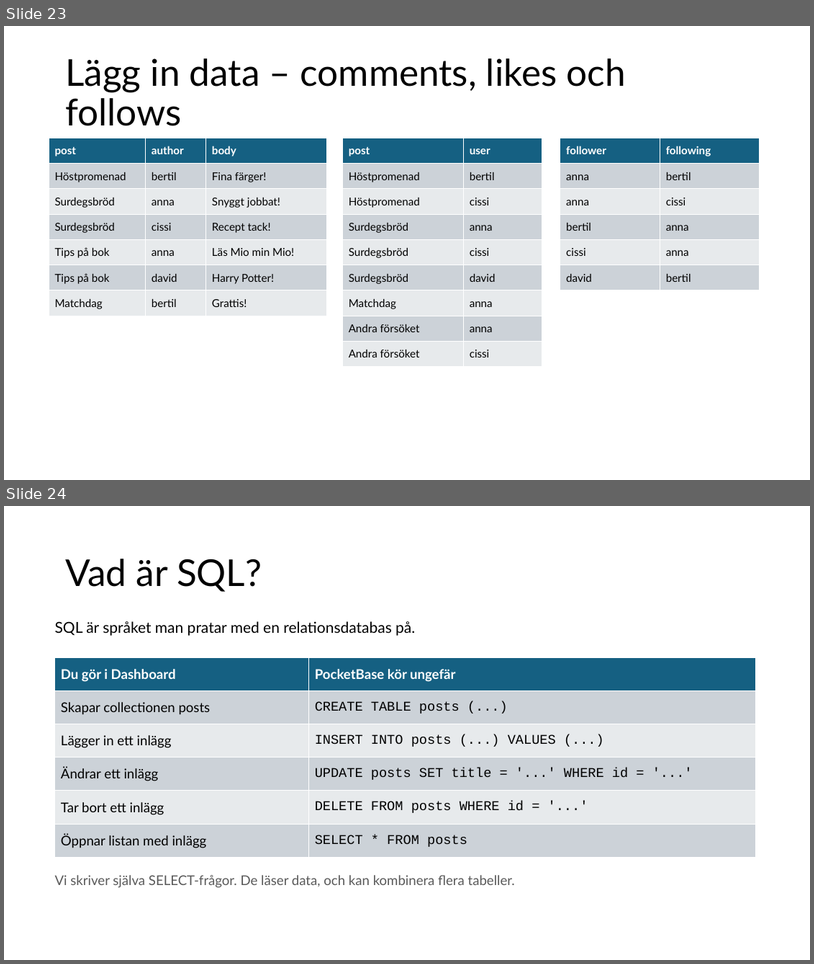
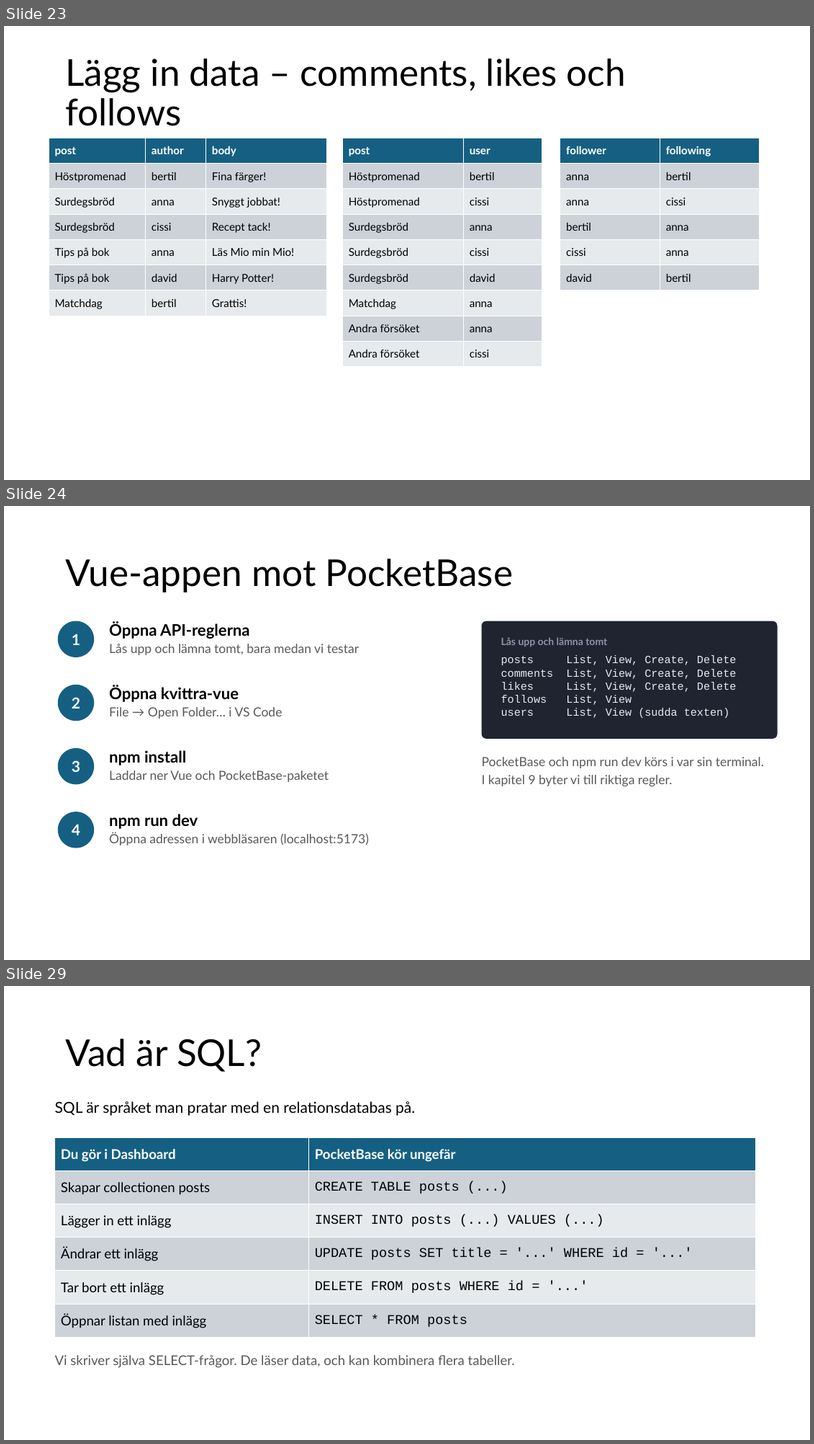
Before and after one commit to abbjetmus/pocketbase-flutter-kurs, a slide deck: Databaser och mobilapputveckling - sammanfattning.pptx. Shown one above the other, each under a label of ours: slides 23 and 24 before the commit, slides 23, 24 and 29 after it; the slides between them are not shown. The pictures are 814x964 and 814x1444 pixels, drawn with LibreOffice and Linux fonts; fonts in the diff are those of the drawing. Boxes give left, top, right and bottom in pixels: in the first picture for what was removed or moved away, otherwise in the second. Text is boxed around its words. In the diff, an @@ line names an element or a change of style, - is before the commit and + after.

```diff
--- a/Databaser och mobilapputveckling - sammanfattning.pptx
+++ b/Databaser och mobilapputveckling - sammanfattning.pptx
@@ slide 24 added at box(4, 506, 810, 960), background #FFFFFF @@
@@ title added at box(65, 559, 514, 592), 44 pt, text #000000 @@
+Vue-appen mot PocketBase
@@ ellipse added at box(58, 621, 94, 657), fill #156082, 18 pt, text #FFFFFF, bold @@
+1
@@ text added at box(109, 621, 359, 655), 15 pt, text #595959 @@
+Öppna API-reglerna
+Lås upp och lämna tomt, bara medan vi testar
@@ rounded rectangle added at box(482, 621, 778, 739), fill #1F2430, 13 pt, text #E6E9EF @@
+Lås upp och lämna tomt
+posts List, View, Create, Delete
+comments List, View, Create, Delete
+likes List, View, Create, Delete
+follows List, View
+users List, View (sudda texten)
@@ ellipse added at box(58, 685, 94, 721), fill #156082, 18 pt, text #FFFFFF, bold @@
+2
@@ text added at box(109, 685, 282, 718), 15 pt, text #595959 @@
+Öppna kvittra-vue
+File → Open Folder… i VS Code
@@ ellipse added at box(58, 748, 94, 784), fill #156082, 18 pt, text #FFFFFF, bold @@
+3
@@ text added at box(109, 750, 329, 782), 15 pt, text #595959 @@
+npm install
+Laddar ner Vue och PocketBase-paketet
@@ text added at box(482, 757, 764, 786), 15 pt, text #595959 @@
+PocketBase och npm run dev körs i var sin terminal.
+I kapitel 9 byter vi till riktiga regler.
@@ ellipse added at box(58, 811, 94, 848), fill #156082, 18 pt, text #FFFFFF, bold @@
+4
@@ text added at box(109, 813, 369, 845), 15 pt, text #595959 @@
+npm run dev
+Öppna adressen i webbläsaren (localhost:5173)
@@ what was slide 24 is now slide 29 @@
```
Also in this commit, not shown: 5 slides changed, 4 other slides added.
